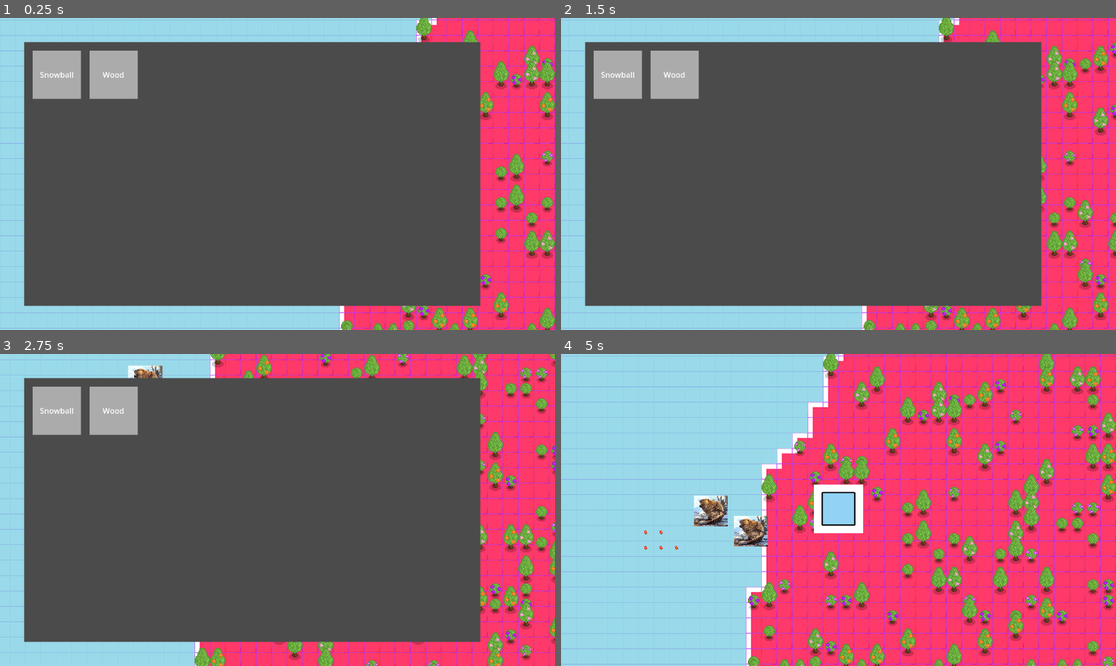
Above: before the commit, frames 1-4 (two rows, left to right).
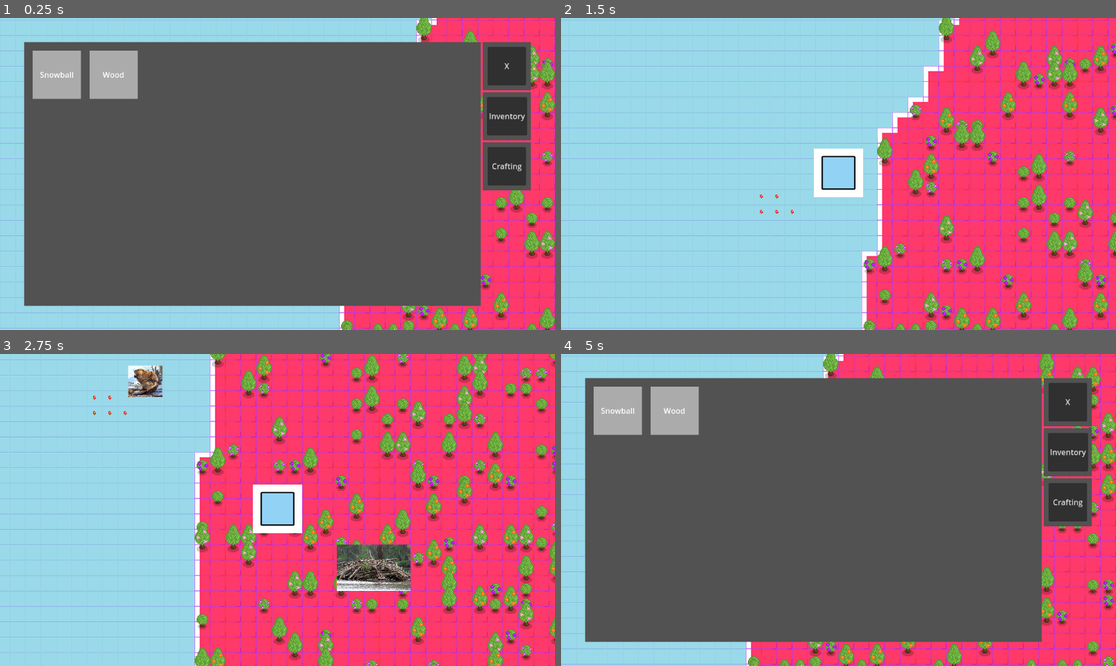
Above: after the commit, the same moments.

Repository: BigWing06/CS3-CapstoneProject
Game: Godot game, scene res://Viewport/Main.tscn
Same seed, same stepped clock (60 frames per second), same inputs: the game is played once before the commit and once after it.
Inputs (mouse positions are in pixels of both pictures, inside the frame that each line leads up to):
- Up to frame 1 (0.25 s): no input
- Up to frame 2 (1.5 s): click (1066, 64) at 0.5 s, where only the run after the commit has a clickable "X"; tap Enter at 1.25 s; move the mouse to (960, 158) at 1.27 s; hold D (move_right) from 1.28 s (still down); click (960, 158) at 1.35 s
- Up to frame 3 (2.75 s): move the mouse to (166, 525) at 2.02 s; release D (move_right) at 2.03 s; hold S (move_down) from 2.03 s (still down); right-click (166, 525) at 2.1 s
- Up to frame 4 (5 s): move the mouse to (894, 441) at 2.77 s; release S (move_down) at 2.78 s; hold D (move_right) 2.78-3.53 s; tap Mouse wheel down (scrollDown) at 2.85 s; move the mouse to (810, 572) at 3.52 s; hold W (move_up) 3.53-4.28 s; tap Mouse wheel up (scrollUp) at 3.6 s; move the mouse to (1005, 556) at 4.27 s; hold A (move_left) from 4.28 s (still down); click (1005, 556) at 4.35 s; tap R (toggleInventory) at 4.9 s

The runs differ from the first frame. In frame 1, 4.2% of the frame differs, in the area x 86-96%, y 7-93%; in frame 2, 70%; in frame 3, 69%; in frame 4, 74%, in the area x 4-96%, y 7-93%.

Commit message:
Creation of Inventory Subsection Switiching System

Diff:
--- a/inventory/craftingMenu/craftingMenu.gd
+++ b/inventory/craftingMenu/craftingMenu.gd
@@ -1,20 +1,17 @@
 extends Control
 
-@onready var inventoryContinaer = preload("res://inventory/craftingMenu/inventoryItemSlot.tscn")
-@onready var craftingListInstance = preload("res://inventory/craftingMenu/craftingMenuListItem.tscn")
-@onready var gridContainer = $margin/GridContainer
+var _activeSectionScene
+var _activeSection
+
+@onready var _inventorySubsection = preload("res://inventory/craftingMenu/inventorySubsection/inventorySubsection.tscn")
+@onready var _craftingSubsection = preload("res://inventory/craftingMenu/craftingSubsection/craftingSubsection.tscn")
+
+@onready var _subsectionContainer = $margin/HBoxContainer/subsectionContainer
+
+@onready var _sections = {"inventory":_inventorySubsection, "crafting":_craftingSubsection}
 
 func _ready() -> void:
-	global.player.inventory.resourcesChanged.connect(update)
-	update("", 5)
-
-	#Generates the crating menu list
-	#for resource in utils.resourceJSON.keys():
-		#if "recipe" in utils.resourceJSON[resource].keys():
-			#var listItem = craftingListInstance.instantiate()
-			#listItem.display(resource)
-			#$margin/ScrollContainer/VBoxContainer.add_child(listItem)
-
+		_setSection("inventory")
 
 func _process(delta: float) -> void:
 	if Input.is_action_just_pressed("toggleInventory"):
@@ -23,13 +20,16 @@
 func _toggleMenu():
 	visible = !visible
 
-func update(changed, amount): #Updates the inventory sceneInstances to match the currenty inventory dict passed in
-	var inventoryDict = global.player.inventory.getResourceDict()
-	for child in $margin/GridContainer.get_children():
-		child.queue_free()
-	var resources = inventoryDict.keys()
-	resources.sort()
-	for resource in resources:
-		var container = inventoryContinaer.instantiate()
-		container.display(resource)
-		gridContainer.add_child(container)
+func _setSection(section):
+	if _activeSection != section:
+		_activeSectionScene = _sections[section].instantiate()
+		_subsectionContainer.add_child(_activeSectionScene)
+
+func _on_close_button_bttn_clicked() -> void:
+	_toggleMenu()
+
+func _on_inventory_button_bttn_clicked() -> void:
+	_setSection("inventory")
+
+func _on_crafting_button_bttn_clicked() -> void:
+	_setSection("crafting")
--- a/inventory/craftingMenu/craftingMenu.tscn
+++ b/inventory/craftingMenu/craftingMenu.tscn
@@ -1,6 +1,7 @@
-[gd_scene load_steps=2 format=3 uid="uid://4an7svyd3c01"]
+[gd_scene load_steps=3 format=3 uid="uid://4an7svyd3c01"]
 
 [ext_resource type="Script" path="res://inventory/craftingMenu/craftingMenu.gd" id="1_qkflq"]
+[ext_resource type="PackedScene" uid="uid://uoqkr5i0favc" path="res://inventory/craftingMenu/craftingMenuNavButton.tscn" id="2_ausv4"]
 
 [node name="CraftingMenu" type="Control"]
 layout_mode = 3
@@ -23,31 +24,34 @@
 grow_horizontal = 2
 grow_vertical = 2
 
-[node name="ColorRect" type="ColorRect" parent="margin"]
+[node name="HBoxContainer" type="HBoxContainer" parent="margin"]
 layout_mode = 1
 anchors_preset = -1
-anchor_right = 0.9
+anchor_right = 1.0
 anchor_bottom = 1.0
 grow_horizontal = 2
 grow_vertical = 2
-color = Color(0.29219, 0.29219, 0.29219, 1)
 
-[node name="GridContainer" type="GridContainer" parent="margin"]
-layout_mode = 1
-anchors_preset = -1
-anchor_right = 1.0
-offset_left = 18.0
-offset_top = 18.0
-offset_right = -18.0
-offset_bottom = 18.0
-theme_override_constants/h_separation = 18
-theme_override_constants/v_separation = 20
-columns = 8
+[node name="subsectionContainer" type="Control" parent="margin/HBoxContainer"]
+layout_mode = 2
+size_flags_horizontal = 3
 
-[node name="VBoxContainer" type="VBoxContainer" parent="margin"]
-layout_mode = 1
-anchors_preset = -1
-anchor_left = 0.9
-anchor_right = 1.0
-anchor_bottom = 1.0
-offset_bottom = 40.0
+[node name="VBoxContainer" type="VBoxContainer" parent="margin/HBoxContainer"]
+custom_minimum_size = Vector2(100, 0)
+layout_mode = 2
+
+[node name="closeButton" parent="margin/HBoxContainer/VBoxContainer" instance=ExtResource("2_ausv4")]
+layout_mode = 2
+bttnText = "X"
+
+[node name="inventoryButton" parent="margin/HBoxContainer/VBoxContainer" instance=ExtResource("2_ausv4")]
+layout_mode = 2
+bttnText = "Inventory"
+
+[node name="craftingButton" parent="margin/HBoxContainer/VBoxContainer" instance=ExtResource("2_ausv4")]
+layout_mode = 2
+bttnText = "Crafting"
+
+[connection signal="bttnClicked" from="margin/HBoxContainer/VBoxContainer/closeButton" to="." method="_on_close_button_bttn_clicked"]
+[connection signal="bttnClicked" from="margin/HBoxContainer/VBoxContainer/inventoryButton" to="." method="_on_inventory_button_bttn_clicked"]
+[connection signal="bttnClicked" from="margin/HBoxContainer/VBoxContainer/craftingButton" to="." method="_on_crafting_button_bttn_clicked"]
--- a/inventory/craftingMenu/craftingMenuListItem.gd
+++ /dev/null
@@ -1,5 +0,0 @@
-extends ColorRect
-
-func display(resource):
-	var resourceDict = utils.resourceJSON[resource]
-	$HBoxContainer/resourceName.text = resourceDict["name"]
--- a/inventory/craftingMenu/craftingMenuListItem.tscn
+++ /dev/null
@@ -1,31 +0,0 @@
-[gd_scene load_steps=2 format=3 uid="uid://1qklhkav2glj"]
-
-[ext_resource type="Script" path="res://inventory/craftingMenu/craftingMenuListItem.gd" id="1_j8yjn"]
-
-[node name="ColorRect" type="ColorRect"]
-custom_minimum_size = Vector2(0, 75)
-size_flags_horizontal = 3
-color = Color(0, 0, 0, 1)
-script = ExtResource("1_j8yjn")
-
-[node name="HBoxContainer" type="HBoxContainer" parent="."]
-layout_mode = 1
-anchors_preset = -1
-anchor_right = 1.0
-anchor_bottom = 1.0
-offset_left = 8.0
-offset_top = 8.0
-offset_right = -8.0
-offset_bottom = -8.0
-grow_horizontal = 2
-grow_vertical = 2
-
-[node name="TextureRect" type="TextureRect" parent="HBoxContainer"]
-layout_mode = 2
-expand_mode = 3
-
-[node name="resourceName" type="Label" parent="HBoxContainer"]
-layout_mode = 2
-size_flags_horizontal = 3
-size_flags_vertical = 1
-vertical_alignment = 1
--- /dev/null
+++ b/inventory/craftingMenu/craftingMenuNavButton.gd
@@ -0,0 +1,10 @@
+extends ColorRect
+
+signal bttnClicked
+@export var bttnText:String
+
+func _ready() -> void:
+	$Button.text = bttnText
+
+func _on_button_pressed() -> void:
+	bttnClicked.emit()
--- /dev/null
+++ b/inventory/craftingMenu/craftingMenuNavButton.tscn
@@ -0,0 +1,23 @@
+[gd_scene load_steps=2 format=3 uid="uid://uoqkr5i0favc"]
+
+[ext_resource type="Script" path="res://inventory/craftingMenu/craftingMenuNavButton.gd" id="1_q8ekc"]
+
+[node name="ColorRect" type="ColorRect"]
+custom_minimum_size = Vector2(100, 100)
+color = Color(0.32, 0.32, 0.32, 1)
+script = ExtResource("1_q8ekc")
+
+[node name="Button" type="Button" parent="."]
+layout_mode = 1
+anchors_preset = -1
+anchor_right = 1.0
+anchor_bottom = 1.0
+offset_left = 10.0
+offset_top = 10.0
+offset_right = -10.0
+offset_bottom = -10.0
+grow_horizontal = 2
+grow_vertical = 2
+text = "X"
+
+[connection signal="pressed" from="Button" to="." method="_on_button_pressed"]
--- /dev/null
+++ b/inventory/craftingMenu/craftingSubsection/craftingSubsection.tscn
@@ -0,0 +1,19 @@
+[gd_scene format=3 uid="uid://jihub5mpgfwm"]
+
+[node name="subsectionContainer" type="Control"]
+layout_mode = 3
+anchors_preset = 15
+anchor_right = 1.0
+anchor_bottom = 1.0
+grow_horizontal = 2
+grow_vertical = 2
+size_flags_horizontal = 3
+
+[node name="ColorRect" type="ColorRect" parent="."]
+layout_mode = 1
+anchors_preset = 15
+anchor_right = 1.0
+anchor_bottom = 1.0
+grow_horizontal = 2
+grow_vertical = 2
+color = Color(0.462656, 0.245271, 0.278267, 1)
--- a/inventory/craftingMenu/crafting_menu.gd
+++ /dev/null
@@ -1,11 +0,0 @@
-extends Control
-
-@onready var gridContainer = $margin/GridContainer
-
-func update(resourceDict: Dictionary): #This method updates the UI to show the supplied resource dictionary
-	for container in gridContainer.get_children():
-		container.queue_free()
-	for resource in resourceDict.keys():
-		var container = gridContainer.instantiate()
-		container.update(resource)
-		gridContainer.add_child(container)
--- a/inventory/craftingMenu/inventoryItemSlot.tscn
+++ b/inventory/craftingMenu/inventorySubsection/inventoryItemSlot.tscn
@@ -1,6 +1,7 @@
 [gd_scene load_steps=2 format=3 uid="uid://c2kjrlgsa3g3"]
 
-[ext_resource type="Script" path="res://inventory/craftingMenu/inventoryItem_slot.gd" id="1_ahpwb"]
+[ext_resource type="Script" path="res://inventory/craftingMenu/inventorySubsection/inventoryItem_slot.gd" id="1_ahpwb"]
+
 
 [node name="InventoryItemSlot" type="Control"]
 custom_minimum_size = Vector2(100, 100)
--- /dev/null
+++ b/inventory/craftingMenu/inventorySubsection/inventorySubsection.gd
@@ -0,0 +1,16 @@
+extends Control
+@onready var inventoryContinaer = preload("res://inventory/craftingMenu/inventorySubsection/inventoryItemSlot.tscn")
+@onready var gridContainer = $GridContainer
+func _ready() -> void:
+	global.player.inventory.resourcesChanged.connect(update)
+	update("", 5)
+func update(changed, amount): #Updates the inventory sceneInstances to match the currenty inventory dict passed in
+	var inventoryDict = global.player.inventory.getResourceDict()
+	for child in gridContainer.get_children():
+		child.queue_free()
+	var resources = inventoryDict.keys()
+	resources.sort()
+	for resource in resources:
+		var container = inventoryContinaer.instantiate()
+		container.display(resource)
+		gridContainer.add_child(container)
--- /dev/null
+++ b/inventory/craftingMenu/inventorySubsection/inventorySubsection.tscn
@@ -0,0 +1,37 @@
+[gd_scene load_steps=2 format=3 uid="uid://b6rb7qcee7fvb"]
+
+[ext_resource type="Script" path="res://inventory/craftingMenu/inventorySubsection/inventorySubsection.gd" id="1_0y8kx"]
+
+[node name="subsectionContainer" type="Control"]
+layout_mode = 3
+anchors_preset = 15
+anchor_right = 1.0
+anchor_bottom = 1.0
+grow_horizontal = 2
+grow_vertical = 2
+size_flags_horizontal = 3
+script = ExtResource("1_0y8kx")
+
+[node name="ColorRect" type="ColorRect" parent="."]
+layout_mode = 1
+anchors_preset = 15
+anchor_right = 1.0
+anchor_bottom = 1.0
+grow_horizontal = 2
+grow_vertical = 2
+color = Color(0.32, 0.32, 0.32, 1)
+
+[node name="GridContainer" type="GridContainer" parent="."]
+layout_mode = 1
+anchors_preset = -1
+anchor_right = 1.0
+anchor_bottom = 1.0
+offset_left = 18.0
+offset_top = 18.0
+offset_right = -18.0
+offset_bottom = -18.0
+grow_horizontal = 2
+grow_vertical = 2
+theme_override_constants/h_separation = 18
+theme_override_constants/v_separation = 20
+columns = 8
Not shown: 1 places in Viewport/Main.tscn that only renumber resources
Renamed: inventory/craftingMenu/inventoryItem_slot.gd -> inventory/craftingMenu/inventorySubsection/inventoryItem_slot.gd
